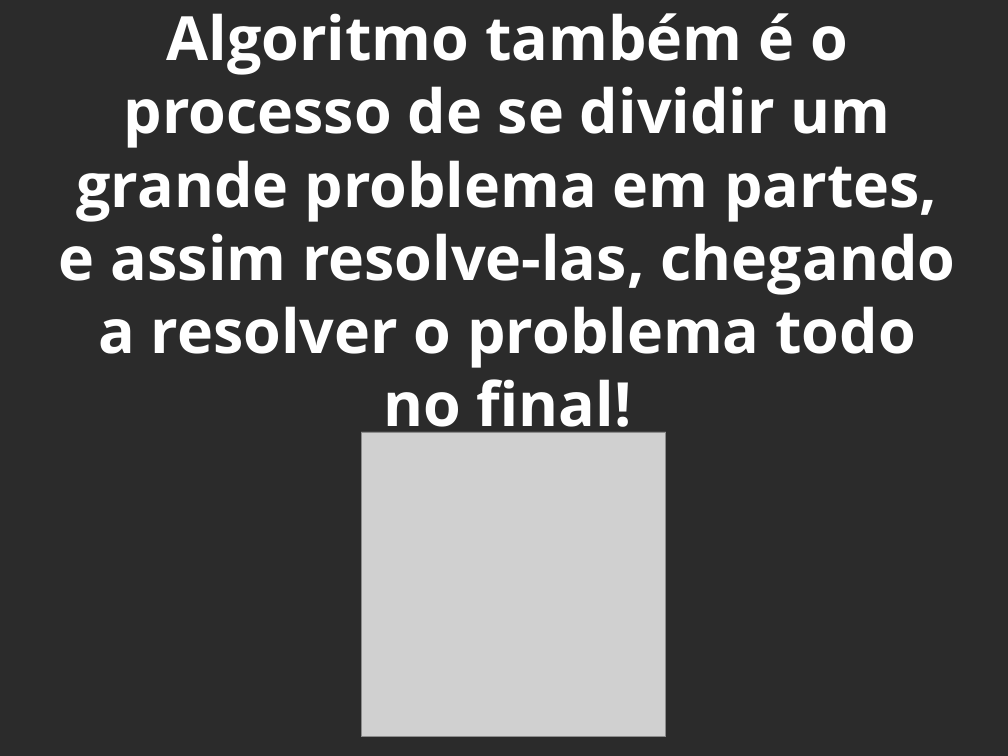
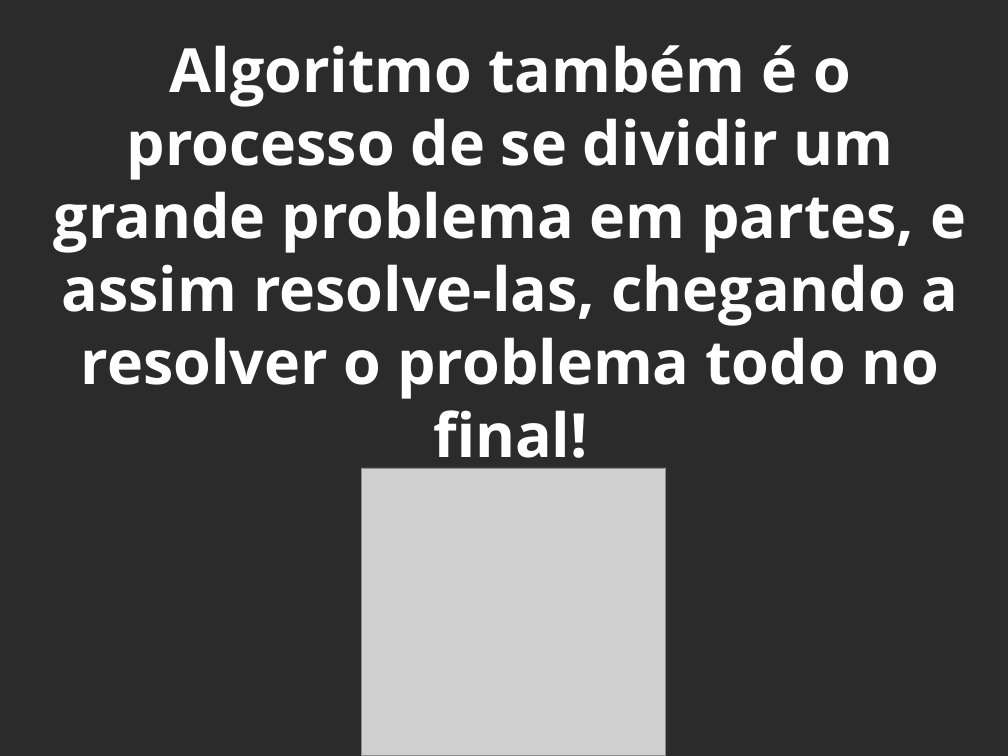
Before and after one commit to DiogenesDv/delivery, a slide deck: slide 10 of Curso_Logina/Curso de logica de programação com o Bitss.odp (slide 12 before the commit). Drawn at 1008x756 pixels with LibreOffice and Linux fonts; fonts in the diff are those of the drawing; grey boxes stand for pictures; background and template pictures are left out; a plain dark background stands for a picture behind light text. Boxes give left, top, right and bottom in pixels: in the first picture for what was removed or moved away, otherwise in the second. Text is boxed around its words. In the diff, an @@ line names an element or a change of style, - is before the commit and + after.

```diff
--- a/Curso_Logina/Curso de logica de programação com o Bitss.odp
+++ b/Curso_Logina/Curso de logica de programação com o Bitss.odp
@@ title "Algoritmo também é o processo ..." rewrapped from (59, 13, 956, 442) to (54, 45, 966, 474) @@
@@ picture: place and size @@
-picture at (361, 432, 666, 736)
+picture at (361, 468, 666, 756)
```
Also in this commit, not shown: 1 other slide changed, 1 slide added, 3 slides removed, 3 other files.
